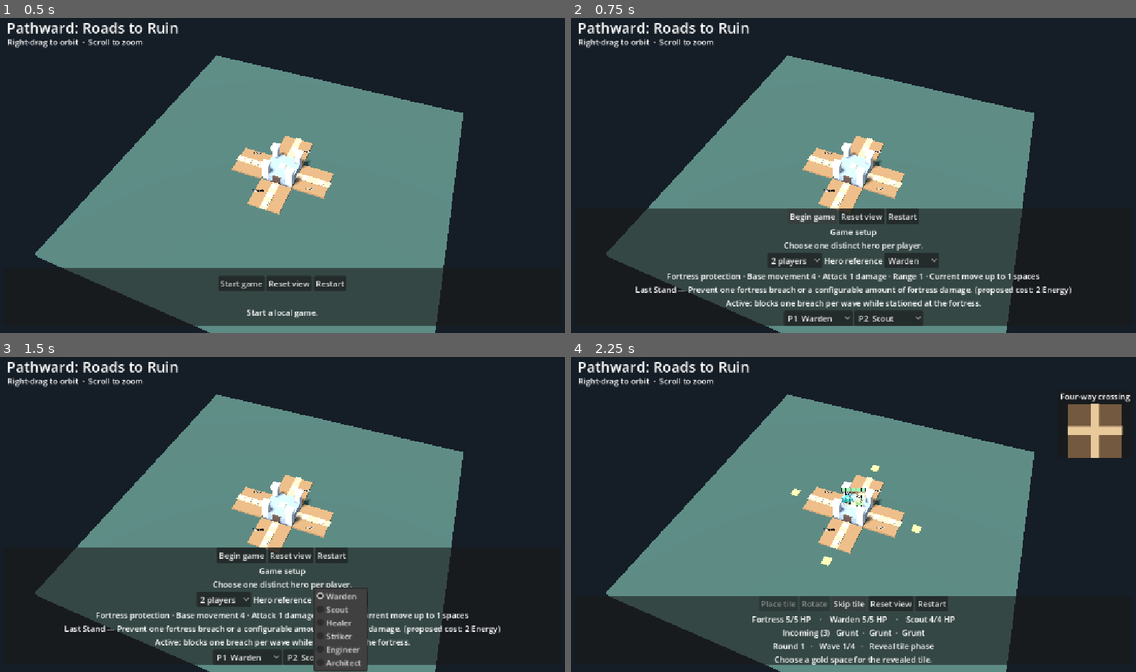
Above: before the commit, frames 1-4 (two rows, left to right).
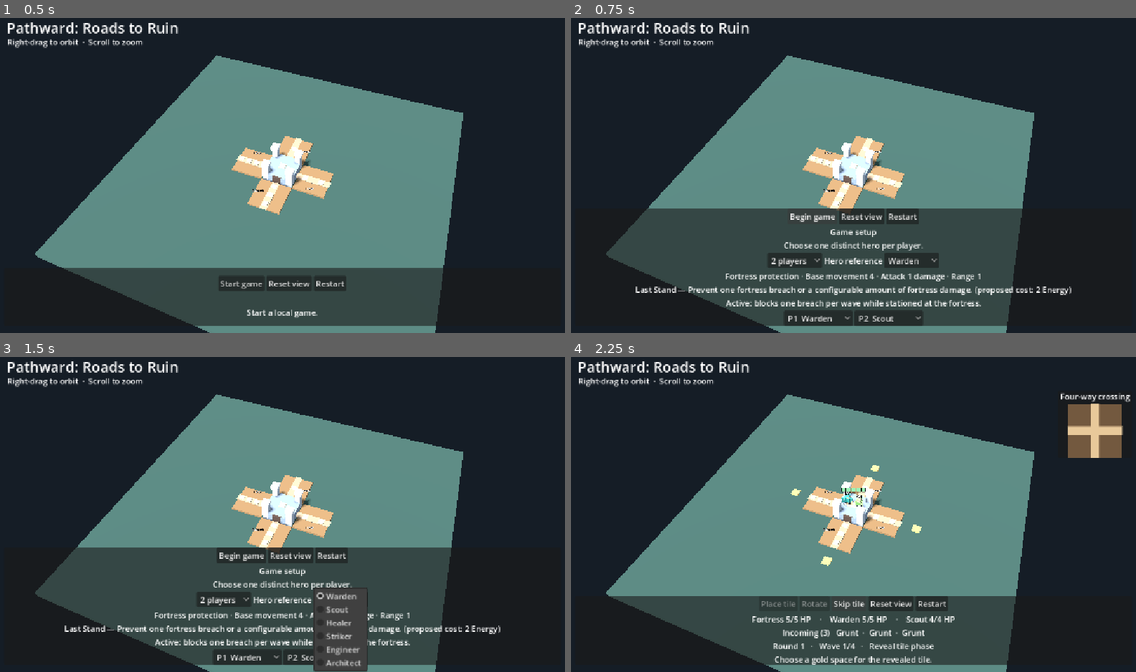
Above: after the commit, the same moments.

Repository: 3ddegree/Pathward
Game: Godot game, scene res://tabletop.tscn
Same seed, same stepped clock (60 frames per second), same inputs: the game is played once before the commit and once after it.
Inputs:
- Up to frame 1 (0.5 s): no input
- Up to frame 2 (0.75 s): click "Start game" at 0.5 s
- Up to frame 3 (1.5 s): click "Warden" at 1.25 s
- Up to frame 4 (2.25 s): click "Begin game" at 2 s

Frame 1 is identical in both runs. In frame 2, 0.8% of the frame differs, in the area x 17-83%, y 81-84%; in frame 3, 0.7%; in frame 4, nothing differs.

Commit message:
Add Stage 3 movement points actions and Energy

Diff:
--- a/hero_catalog.gd
+++ b/hero_catalog.gd
@@ -3,44 +3,50 @@
 const DEFINITIONS := [
 	{"id": &"warden", "name": "Warden", "role": "Fortress protection",
 		"description": "Protects the fortress and fights at close range.",
-		"movement": 4, "current_movement": 1, "attack_damage": 1, "attack_range": 1,
+		"movement": 4, "attack_damage": 1, "attack_range": 1,
 		"health": 5, "starting_energy": 3, "max_energy": 5, "color": Color("#4de1d1"),
 		"ability_id": &"last_stand", "ability_name": "Last Stand", "ability_energy": 2,
+		"ability_implemented": true, "ability_passive": true, "ability_actions": 0, "ability_cooldown": 0,
 		"ability_description": "Prevent one fortress breach or a configurable amount of fortress damage.",
 		"ability_status": "Active: blocks one breach per wave while stationed at the fortress."},
 	{"id": &"scout", "name": "Scout", "role": "Exploration and mobility",
 		"description": "A mobile ranged hero who specializes in exploring roads.",
-		"movement": 6, "current_movement": 2, "attack_damage": 1, "attack_range": 3,
+		"movement": 6, "attack_damage": 1, "attack_range": 3,
 		"health": 4, "starting_energy": 3, "max_energy": 5, "color": Color("#a8ef85"),
 		"ability_id": &"advanced_exploration", "ability_name": "Advanced Exploration", "ability_energy": 2,
+		"ability_implemented": false, "ability_passive": false, "ability_actions": 0, "ability_cooldown": 0,
 		"ability_description": "Spend Energy to reveal additional road tiles during a turn.",
 		"ability_status": "Planned"},
 	{"id": &"healer", "name": "Healer", "role": "Restoration and support",
 		"description": "Supports the party and tends to damaged defenses.",
-		"movement": 4, "current_movement": 4, "attack_damage": 1, "attack_range": 1,
+		"movement": 4, "attack_damage": 1, "attack_range": 1,
 		"health": 4, "starting_energy": 3, "max_energy": 5, "color": Color("#efd782"),
 		"ability_id": &"restoration", "ability_name": "Restoration", "ability_energy": 2,
+		"ability_implemented": false, "ability_passive": false, "ability_actions": 1, "ability_cooldown": 0,
 		"ability_description": "Spend Energy to restore health to heroes, the fortress, or repairable traps.",
 		"ability_status": "Planned"},
 	{"id": &"striker", "name": "Striker", "role": "Direct combat",
 		"description": "Deals the most damage with a basic attack.",
-		"movement": 4, "current_movement": 4, "attack_damage": 2, "attack_range": 1,
+		"movement": 4, "attack_damage": 2, "attack_range": 1,
 		"health": 5, "starting_energy": 3, "max_energy": 5, "color": Color("#ff806a"),
 		"ability_id": &"power_strike", "ability_name": "Power Strike", "ability_energy": 2,
+		"ability_implemented": false, "ability_passive": false, "ability_actions": 0, "ability_cooldown": 0,
 		"ability_description": "Spend Energy to increase damage dealt by an attack.",
 		"ability_status": "Planned"},
 	{"id": &"engineer", "name": "Engineer", "role": "Tower construction and upgrades",
 		"description": "Specializes in building and improving defenses.",
-		"movement": 4, "current_movement": 4, "attack_damage": 1, "attack_range": 1,
+		"movement": 4, "attack_damage": 1, "attack_range": 1,
 		"health": 5, "starting_energy": 3, "max_energy": 5, "color": Color("#86b8ff"),
 		"ability_id": &"tower_engineering", "ability_name": "Tower Engineering", "ability_energy": 3,
+		"ability_implemented": false, "ability_passive": false, "ability_actions": 1, "ability_cooldown": 0,
 		"ability_description": "Spend Energy to construct or upgrade defensive towers.",
 		"ability_status": "Planned"},
 	{"id": &"architect", "name": "Architect", "role": "Tile and road manipulation",
 		"description": "Specializes in reshaping connected roads.",
-		"movement": 4, "current_movement": 4, "attack_damage": 1, "attack_range": 1,
+		"movement": 4, "attack_damage": 1, "attack_range": 1,
 		"health": 4, "starting_energy": 3, "max_energy": 5, "color": Color("#d8a2ed"),
 		"ability_id": &"tile_manipulation", "ability_name": "Tile Manipulation", "ability_energy": 2,
+		"ability_implemented": false, "ability_passive": false, "ability_actions": 1, "ability_cooldown": 0,
 		"ability_description": "Spend Energy to swap compatible, unoccupied road tiles while maintaining valid connections.",
 		"ability_status": "Planned"},
 ]
@@ -51,8 +57,6 @@
 	var stats := "%s · Base movement %d · Attack %d damage · Range %d" % [
 		hero.role, hero.movement, hero.attack_damage, hero.attack_range,
 	]
-	if hero.movement != hero.current_movement:
-		stats += " · Current move up to %d spaces" % hero.current_movement
 	return "%s\n%s — %s (proposed cost: %d Energy)\n%s" % [
 		stats, hero.ability_name, hero.ability_description, hero.ability_energy, hero.ability_status,
 	]
--- /dev/null
+++ b/hero_turn.gd
@@ -0,0 +1,68 @@
+extends RefCounted
+
+const ACTIONS_PER_TURN := 2
+const ENERGY_REGEN_PER_TURN := 1
+
+var max_movement: int
+var max_energy: int
+var energy: int:
+	set(value):
+		energy = clampi(value, 0, max_energy)
+var movement_left := 0
+var actions_left := 0
+var active := false
+
+var turns_started := 0
+var ability_ready_turns: Dictionary[StringName, int] = {}
+
+
+func _init(movement_allowance: int, starting_energy: int, energy_limit: int) -> void:
+	max_movement = maxi(0, movement_allowance)
+	max_energy = maxi(0, energy_limit)
+	energy = starting_energy
+
+
+func begin_turn() -> void:
+	active = true
+	turns_started += 1
+	movement_left = max_movement
+	actions_left = ACTIONS_PER_TURN
+	energy += ENERGY_REGEN_PER_TURN
+
+
+func end_turn() -> void:
+	active = false
+	movement_left = 0
+	actions_left = 0
+
+
+func spend_movement(points: int) -> bool:
+	if not active or points <= 0 or points > movement_left:
+		return false
+	movement_left -= points
+	return true
+
+
+func spend_action() -> bool:
+	if not active or actions_left == 0:
+		return false
+	actions_left -= 1
+	return true
+
+
+# Call only after an implemented ability has validated its target and effect.
+func spend_active_ability(definition: Dictionary) -> bool:
+	if not active or not definition["ability_implemented"] or definition["ability_passive"]:
+		return false
+	var energy_cost: int = definition["ability_energy"]
+	var action_cost: int = definition["ability_actions"]
+	if energy_cost < 0 or action_cost < 0 or energy_cost > energy or action_cost > actions_left:
+		return false
+	var ability_id: StringName = definition["ability_id"]
+	if turns_started < ability_ready_turns.get(ability_id, 0):
+		return false
+	energy -= energy_cost
+	actions_left -= action_cost
+	var cooldown: int = definition["ability_cooldown"]
+	ability_ready_turns[ability_id] = turns_started + maxi(0, cooldown) + 1 if cooldown > 0 else turns_started
+	return true
--- a/tabletop.gd
+++ b/tabletop.gd
@@ -8,6 +8,7 @@
 const FORTRESS := 0
 const START_VIEW := Vector3(0.38, 0.87, 23.0)
 const HeroCatalog := preload("res://hero_catalog.gd")
+const HeroTurn := preload("res://hero_turn.gd")
 const MAX_PLAYERS := 5
 const ENEMY_TYPES := {
 	"Grunt": {"stride": 1, "damage": 1, "health": 1, "color": Color("#ff865e")},
@@ -35,12 +36,10 @@
 	var id: StringName
 	var attack_damage: int
 	var title: String
-	var stride: int
+	var budget: HeroTurn
 	var max_health: int
 	var health: int
 	var location: int
-	var moved := false
-	var attacked := false
 	var attack_range: int
 	var piece: Node3D
 	var health_label: Label3D
@@ -61,7 +60,7 @@
 var network := RoadNetwork.new()
 var markers: Array[MeshInstance3D] = []
 var enemies: Array[Enemy] = []
-var legal_moves: Array[int] = []
+var legal_moves: Dictionary[int, int] = {}
 var attack_targets: Array[Enemy] = []
 var aiming := false
 var reveal_markers: Dictionary = {}
@@ -85,6 +84,7 @@
 var camera: Camera3D
 var orbit := START_VIEW
 var health_status: Label
+var turn_status: Label
 var dice_status: Label
 var tile_card: PanelContainer
 var drawn_tile_label: Label
@@ -227,7 +227,7 @@
 		var hero := Hero.new()
 		hero.id = entry["id"]
 		hero.title = entry["name"]
-		hero.stride = entry["current_movement"]
+		hero.budget = HeroTurn.new(entry["movement"], entry["starting_energy"], entry["max_energy"])
 		hero.attack_damage = entry["attack_damage"]
 		hero.attack_range = entry["attack_range"]
 		hero.max_health = entry["health"]
@@ -323,6 +323,7 @@
 	action(controls, "Restart", restart)
 
 	health_status = centered_label(rows)
+	turn_status = centered_label(rows)
 	dice_status = centered_label(rows)
 	status = centered_label(rows)
 	instructions = centered_label(rows)
@@ -464,6 +465,8 @@
 
 
 func begin_player_turn(index: int, message: String) -> void:
+	if phase == Phase.PLAYER:
+		heroes[active_player].budget.end_turn()
 	aiming = false
 	drawn_tile = -1
 	placement_target = Vector2i.ZERO
@@ -471,14 +474,13 @@
 		index += 1
 	active_player = index
 	phase = Phase.PLAYER if index < heroes.size() else Phase.ENEMY
+	if phase == Phase.PLAYER:
+		heroes[active_player].budget.begin_turn()
 	refresh(message)
 
 
 func begin_next_round(message: String) -> void:
 	round_number += 1
-	for hero in heroes:
-		hero.moved = false
-		hero.attacked = false
 	begin_tile_reveal(message)
 
 
@@ -650,27 +652,27 @@
 		get_viewport().set_input_as_handled()
 
 
-func find_moves() -> Array[int]:
-	var result: Array[int] = []
+func find_moves() -> Dictionary[int, int]:
+	var destinations: Dictionary[int, int] = {}
 	if phase != Phase.PLAYER:
-		return result
+		return destinations
 	var hero := heroes[active_player]
-	if hero.moved or hero.health == 0:
-		return result
+	if hero.health == 0:
+		return destinations
 	var frontier: Array[int] = [hero.location]
-	var seen := {hero.location: true}
-	for _step in range(hero.stride):
+	for distance in range(1, hero.budget.movement_left + 1):
 		var next_frontier: Array[int] = []
 		for node in frontier:
 			for next: int in network.links[node]:
-				if seen.has(next) or hero_at(next) != null:
+				if next == hero.location or destinations.has(next) or hero_at(next) != null:
 					continue
-				seen[next] = true
-				result.append(next)
+				destinations[next] = distance
 				if next != FORTRESS and enemy_at(next) == null:
 					next_frontier.append(next)
 		frontier = next_frontier
-	return result
+		if frontier.is_empty():
+			break
+	return destinations
 
 
 func enemy_at(location: int) -> Enemy:
@@ -693,7 +695,7 @@
 	if phase != Phase.PLAYER:
 		return targets
 	var hero := heroes[active_player]
-	if hero.health == 0 or hero.attacked:
+	if hero.health == 0 or hero.budget.actions_left == 0:
 		return targets
 	var frontier: Array[int] = [hero.location]
 	var reachable := {hero.location: true}
@@ -718,6 +720,8 @@
 
 
 func click_attack_target(click: Vector2) -> void:
+	if phase != Phase.PLAYER or not aiming:
+		return
 	var nearest: Enemy
 	var distance_limit := 21.0
 	for enemy in enemies:
@@ -728,7 +732,8 @@
 			distance_limit = distance
 	if nearest in attack_targets:
 		var hero := heroes[active_player]
-		hero.attacked = true
+		if not hero.budget.spend_action():
+			return
 		aiming = false
 		nearest.health = maxi(0, nearest.health - hero.attack_damage)
 		if nearest.health == 0:
@@ -748,10 +753,13 @@
 
 
 func move_hero(destination: int) -> void:
+	if phase != Phase.PLAYER or aiming or not legal_moves.has(destination):
+		return
 	var hero := heroes[active_player]
-	hero.location = destination
-	hero.moved = true
-	refresh("%s moved." % hero.title)
+	var cost: int = legal_moves[destination]
+	if hero.budget.spend_movement(cost):
+		hero.location = destination
+		refresh("%s moved %d %s." % [hero.title, cost, "space" if cost == 1 else "spaces"])
 
 
 func roll_wave() -> void:
@@ -910,6 +918,7 @@
 	var in_game := phase != Phase.TITLE and phase != Phase.SETUP
 	setup_controls.visible = phase == Phase.SETUP
 	health_status.visible = in_game
+	turn_status.visible = phase == Phase.PLAYER
 	fortress_health.visible = in_game
 	fortress_health.text = "■".repeat(integrity) + "□".repeat(MAX_INTEGRITY - integrity)
 	fortress_health.modulate = Color("#9df4b7") if integrity > 2 else Color("#ff826d")
@@ -945,16 +954,27 @@
 				instructions.text = "Place the tile, or choose another gold space." if rotate_button.disabled else "Rotate, place, or choose another gold space."
 		Phase.PLAYER:
 			var player := heroes[active_player]
+			var budget := player.budget
+			turn_status.text = "Movement %d/%d   ·   Actions %d/%d   ·   Energy %d/%d   ·   Attack %d damage, range %d" % [
+				budget.movement_left, budget.max_movement, budget.actions_left, HeroTurn.ACTIONS_PER_TURN,
+				budget.energy, budget.max_energy, player.attack_damage, player.attack_range,
+			]
 			phase_button.text = "End Player %d’s turn" % (active_player + 1)
 			if player.health == 0:
 				instructions.text = "Your hero was defeated. End your turn to continue."
 			elif aiming:
 				instructions.text = "Click an orange-marked monster to attack."
 			else:
-				var move_status := "Move used" if player.moved else "Click a glowing space to move"
-				var attack_status := "Attack used" if player.attacked else "No monsters in range"
-				if not attack_targets.is_empty():
-					attack_status = "Attack available (%d-space range)" % player.attack_range
+				var move_status := "Click a glowing space to move"
+				if budget.movement_left == 0:
+					move_status = "No movement points left"
+				elif legal_moves.is_empty():
+					move_status = "No reachable spaces"
+				var attack_status := "Attack available"
+				if budget.actions_left == 0:
+					attack_status = "No actions left"
+				elif attack_targets.is_empty():
+					attack_status = "No monsters in range"
 				instructions.text = "%s   ·   %s" % [move_status, attack_status]
 		Phase.ENEMY:
 			if wave_waiting:
Not shown, added: hero_turn.gd.uid
